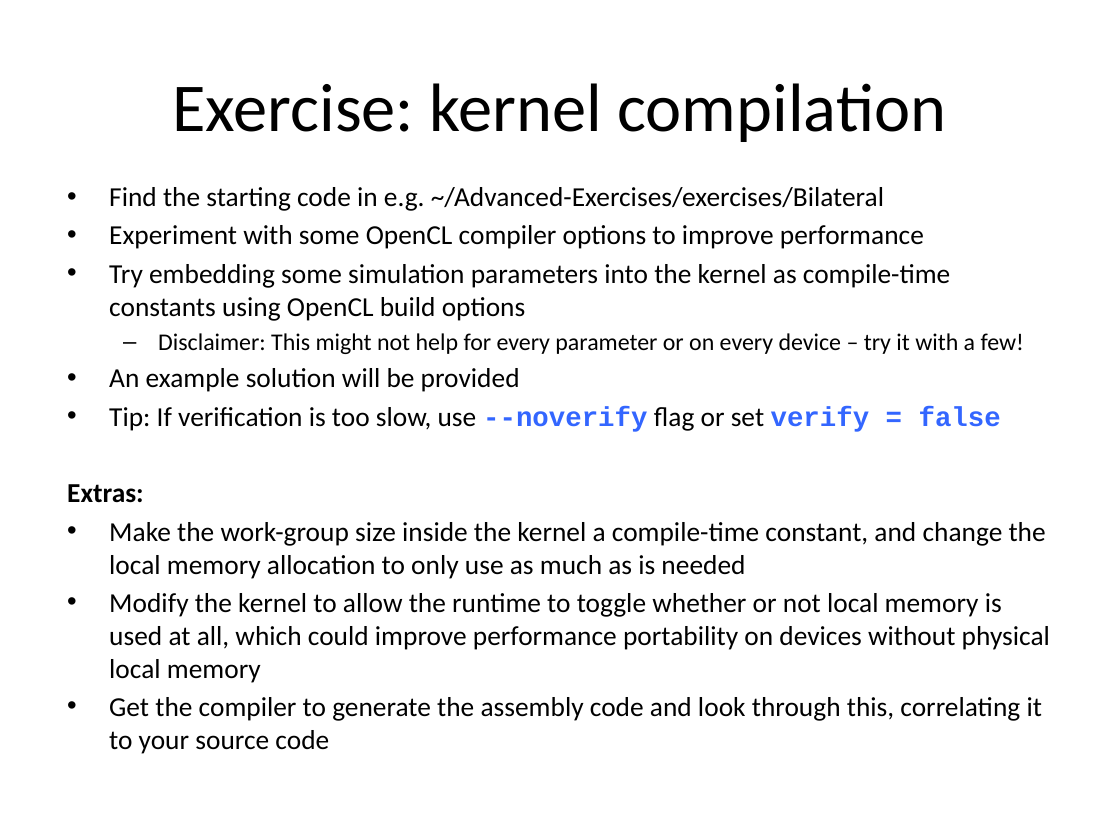
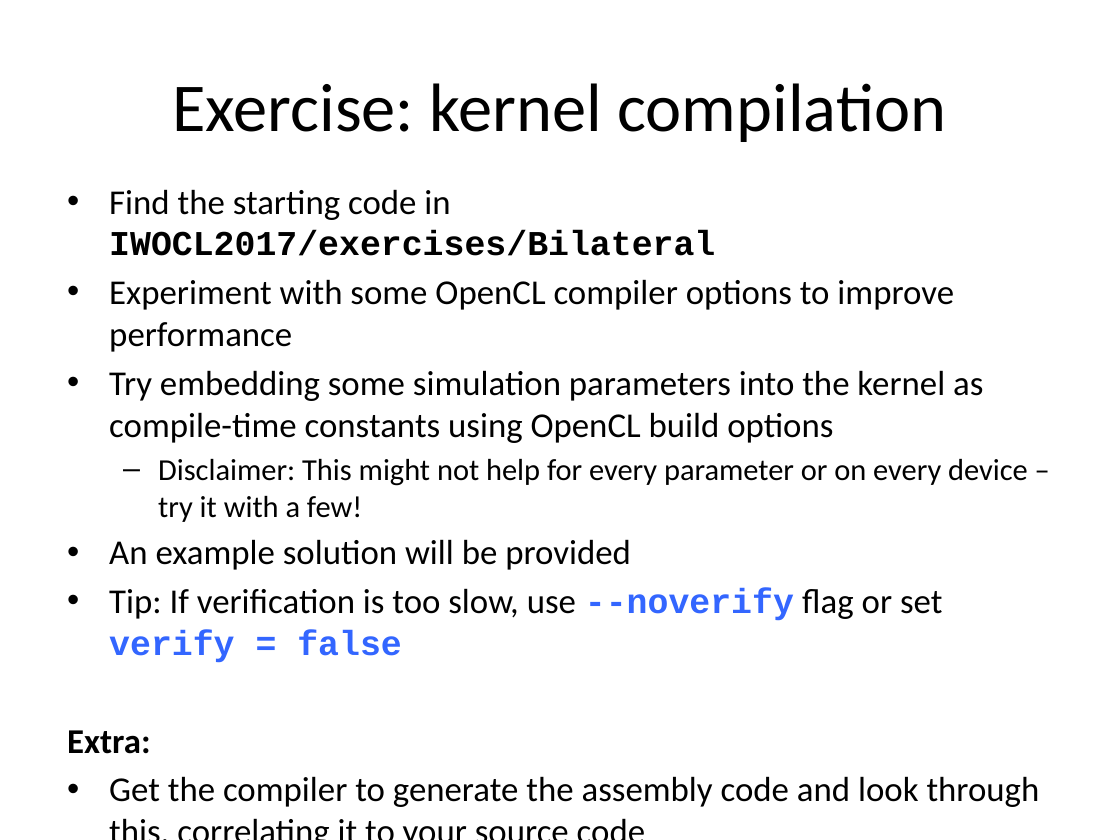
Before and after one commit to UoB-HPC/opencl-training-code, a slide deck: slide 25 of slides/advanced_part2.pptx. Drawn at 1120x840 pixels with LibreOffice and Linux fonts; fonts in the diff are those of the drawing. Boxes give left, top, right and bottom in pixels: in the first picture for what was removed or moved away, otherwise in the second. Text is boxed around its words. In the diff, an @@ line names an element or a change of style, - is before the commit and + after.

Commit message:
Update metaprogramming exercise slides

```diff
--- a/slides/advanced_part2.pptx
+++ b/slides/advanced_part2.pptx
@@ text at (109, 189, 715, 256): text changed; size 17.6 to 22.4 pt; font Calibri to Courier New; bold on @@
-• Find the starting code in e.g. ~/Advanced-Exercises/exercises/Bilateral
+• Find the starting code in IWOCL2017/exercises/Bilateral
@@ text at (109, 279, 1040, 807): size 17.6 to 22.4 pt in "Experiment with some OpenCL compiler options to ...", "Try embedding some simulation parameters into the ...", "An example solution will be provided", "Tip: If verification is too slow, use ..." and 1 more places; size 15.4 to 19.6 pt in "Disclaimer: This might not help for every ..." @@
@@ text at (67, 730, 150, 754): text changed; size 17.6 to 22.4 pt; bold on @@
-Extras:
-• Make the work-group size inside the kernel a compile-time constant, and change the local memory allocation to only use as much as is needed
-• Modify the kernel to allow the runtime to toggle whether or not local memory is used at all, which could improve performance portability on devices without physical local memory
+Extra:
```
Also in this commit, not shown: 1 other slide changed.
